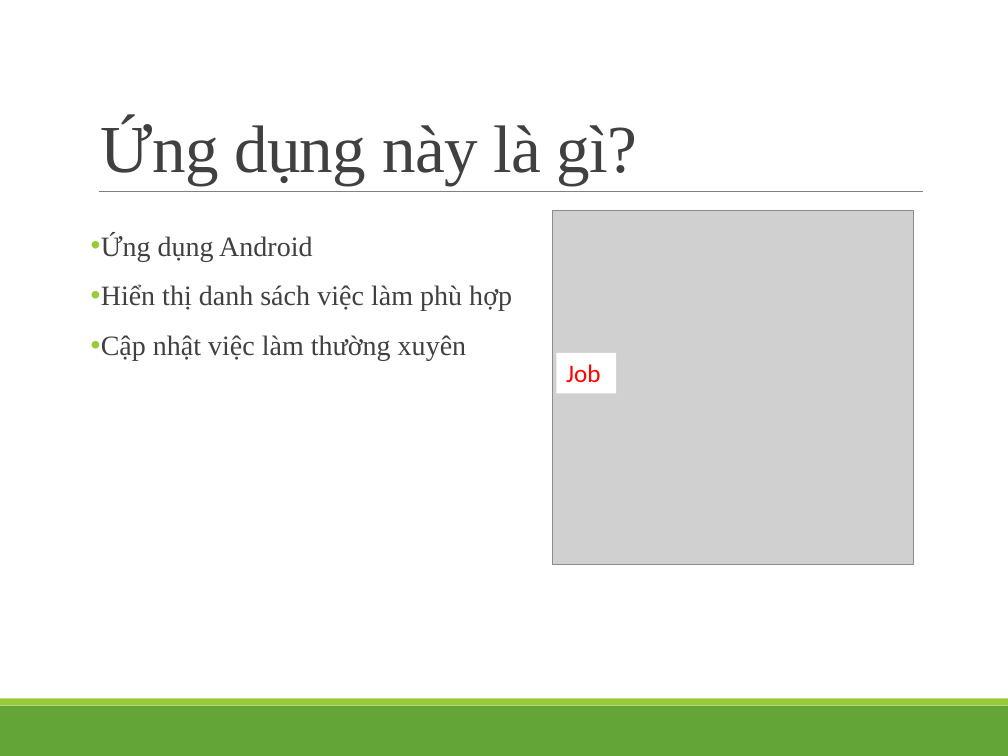
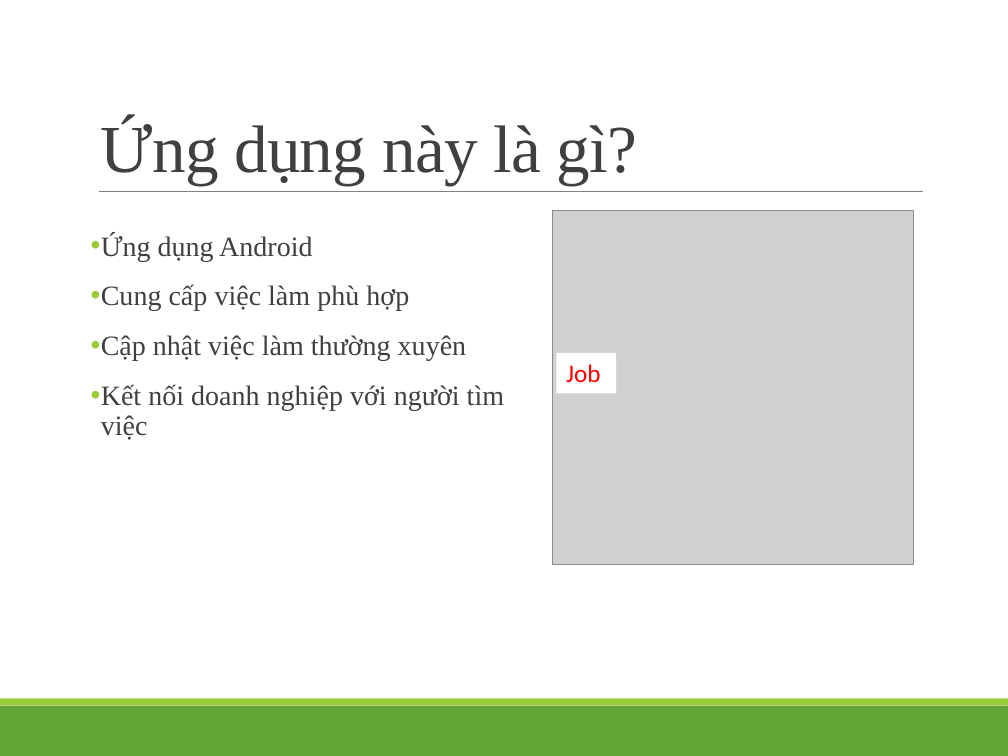
Before and after one commit to luanft/web-feedback-system, a slide deck: slide 7 of Document/slide/Job-rec-slide.pptx. Drawn at 1008x756 pixels with LibreOffice and Linux fonts; fonts in the diff are those of the drawing; grey boxes stand for pictures; background and template pictures are left out. Boxes give left, top, right and bottom in pixels: in the first picture for what was removed or moved away, otherwise in the second. Text is boxed around its words. In the diff, an @@ line names an element or a change of style, - is before the commit and + after.

```diff
--- a/Document/slide/Job-rec-slide.pptx
+++ b/Document/slide/Job-rec-slide.pptx
@@ text at (101,284,409,311): text changed @@
-• Hiển thị danh sách việc làm phù hợp
+• Cung cấp việc làm phù hợp
@@ text at (101,384,504,440): paragraph added @@
+• Kết nối doanh nghiệp với người tìm việc
```
Also in this commit, not shown: 11 other slides changed, 1 other file.
